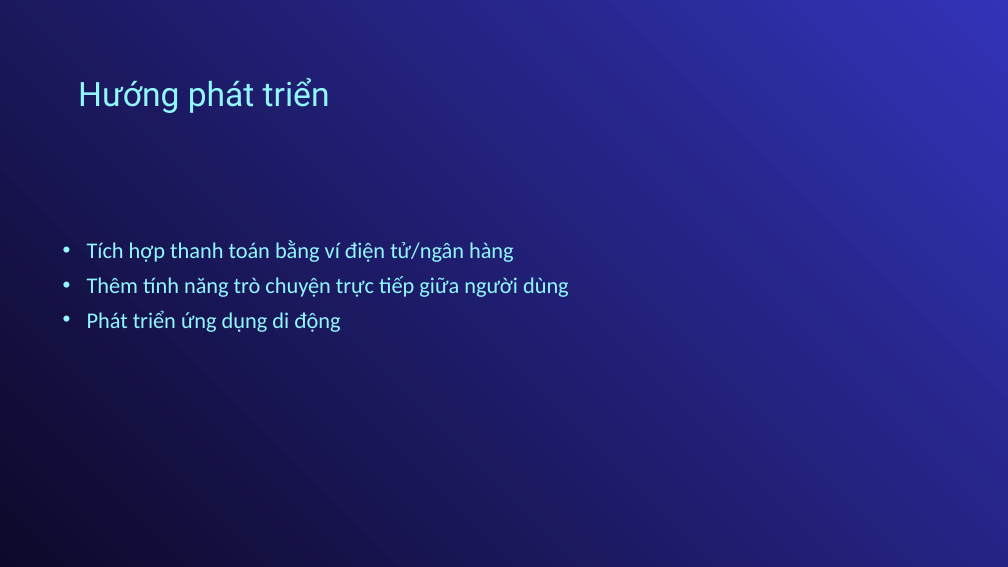
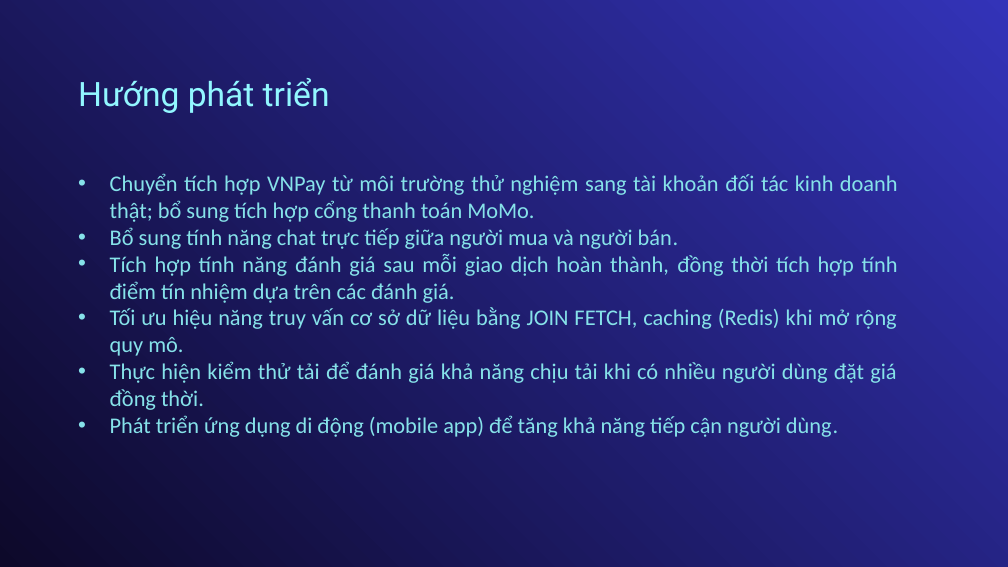
Before and after one commit to truongtonguyen/tn-da22ttb-110122127-truongnguyentonguyen-htquanlydaugiamathangdientu, a slide deck: slide 14 of docs/110122127-TruongNguyenToNguyen-Báo cáo-Khóa luận TN.pptx (slide 15 before the commit). Drawn at 1008x567 pixels with LibreOffice and Linux fonts; fonts in the diff are those of the drawing. Boxes give left, top, right and bottom in pixels: in the first picture for what was removed or moved away, otherwise in the second. Text is boxed around its words. In the diff, an @@ line names an element or a change of style, - is before the commit and + after.

Commit message:
Thêm ví, phí tham gia

```diff
--- a/docs/110122127-TruongNguyenToNguyen-Báo cáo-Khóa luận TN.pptx
+++ b/docs/110122127-TruongNguyenToNguyen-Báo cáo-Khóa luận TN.pptx
@@ text at [110, 173, 898, 437]: text changed; text colour #92F7FF to #86E2E9 @@
-• Tích hợp thanh toán bằng ví điện tử/ngân hàng
-• Thêm tính năng trò chuyện trực tiếp giữa người dùng
-• Phát triển ứng dụng di động
+• Chuyển tích hợp VNPay từ môi trường thử nghiệm sang tài khoản đối tác kinh doanh thật; bổ sung tích hợp cổng thanh toán MoMo.
+• Bổ sung tính năng chat trực tiếp giữa người mua và người bán.
+• Tích hợp tính năng đánh giá sau mỗi giao dịch hoàn thành, đồng thời tích hợp tính điểm tín nhiệm dựa trên các đánh giá.
+• Tối ưu hiệu năng truy vấn cơ sở dữ liệu bằng JOIN FETCH, caching (Redis) khi mở rộng quy mô.
+• Thực hiện kiểm thử tải để đánh giá khả năng chịu tải khi có nhiều người dùng đặt giá đồng thời.
+• Phát triển ứng dụng di động (mobile app) để tăng khả năng tiếp cận người dùng.
```
Also in this commit, not shown: 10 other slides changed, 1 slide removed, 54 other files.
